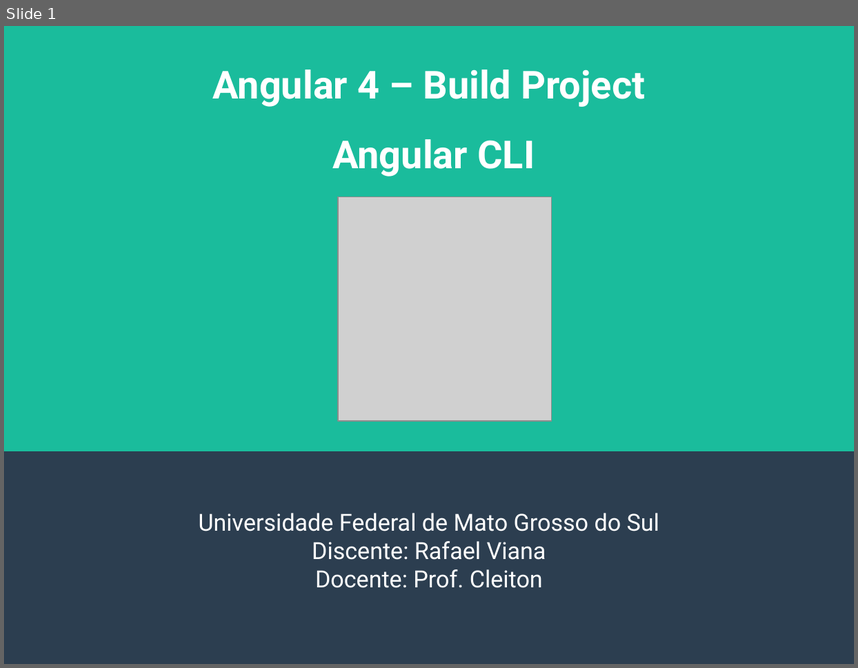
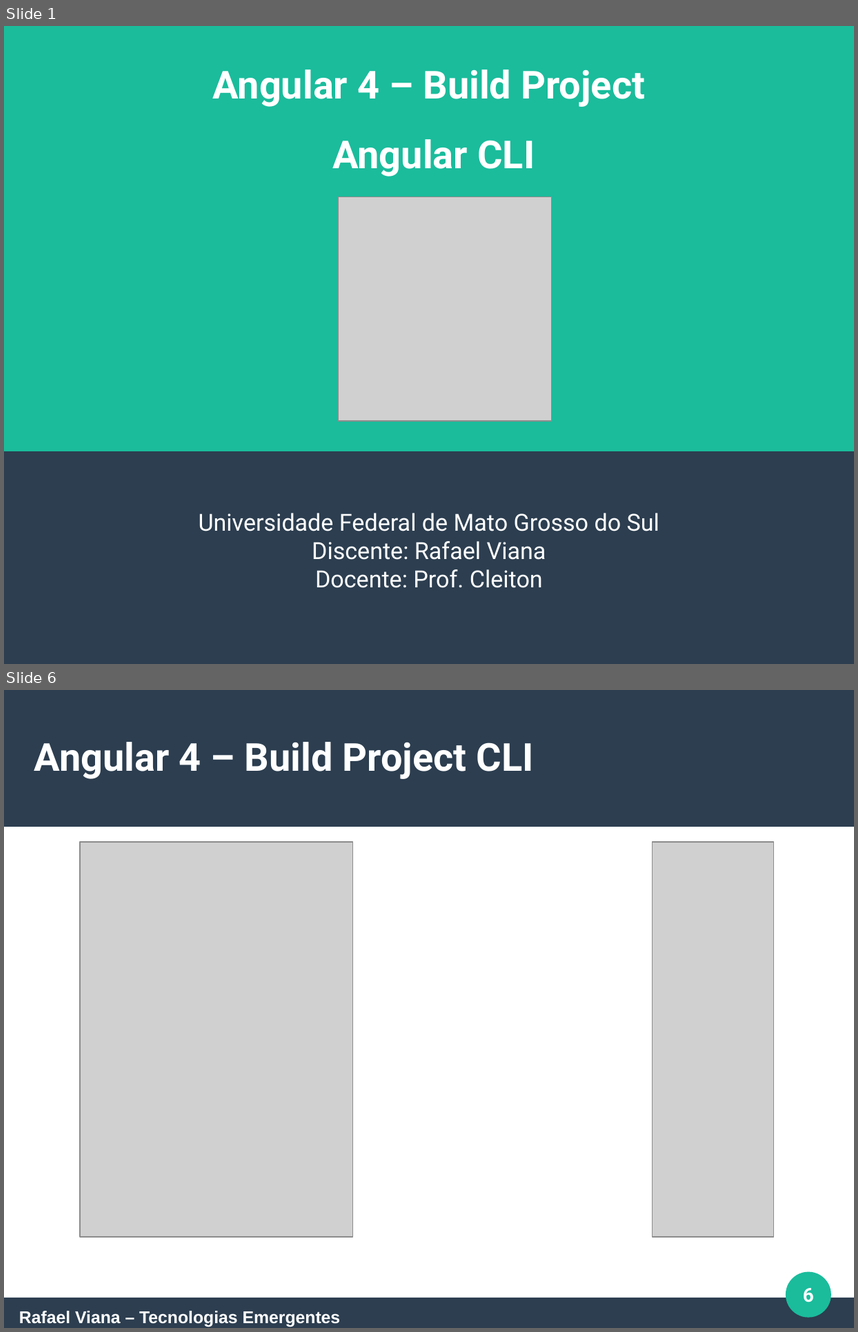
Before and after one commit to rafaelgov95/TE, a slide deck: Apresentação/Angular-4.odp. Shown one above the other, each under a label of ours: slide 1 before the commit, slides 1 and 6 after it; the slides between them are not shown. The pictures are 858x668 and 858x1332 pixels, drawn with LibreOffice and Linux fonts; fonts in the diff are those of the drawing; grey boxes stand for pictures. Boxes give left, top, right and bottom in pixels: in the first picture for what was removed or moved away, otherwise in the second. Text is boxed around its words. In the diff, an @@ line names an element or a change of style, - is before the commit and + after.

```diff
--- a/Apresentação/Angular-4.odp
+++ b/Apresentação/Angular-4.odp
@@ slide 6 added at <box>4,690,854,1328</box>, background #FFFFFF @@
@@ rectangle added at <box>4,690,854,827</box>, fill #2C3E50 @@
@@ title added at <box>34,742,534,779</box>, 36 pt, text #FFFFFF, bold @@
+Angular 4 – Build Project CLI
@@ picture added at <box>80,842,352,1237</box> @@
@@ picture added at <box>652,842,773,1237</box> @@
@@ ellipse added at <box>786,1272,832,1317</box>, fill #1ABC9C @@
@@ page number added at <box>803,1288,814,1302</box>, 18 pt, text #FFFFFF, bold @@
+6
@@ rectangle added at <box>4,1297,854,1327</box>, fill #2C3E50 @@
@@ text added at <box>19,1310,341,1327</box>, 16 pt, text #FFFFFF, bold @@
+Rafael Viana – Tecnologias Emergentes
```
Also in this commit, not shown: 2 slides changed, 2 other slides added, 2 slides removed, 1 other file.
